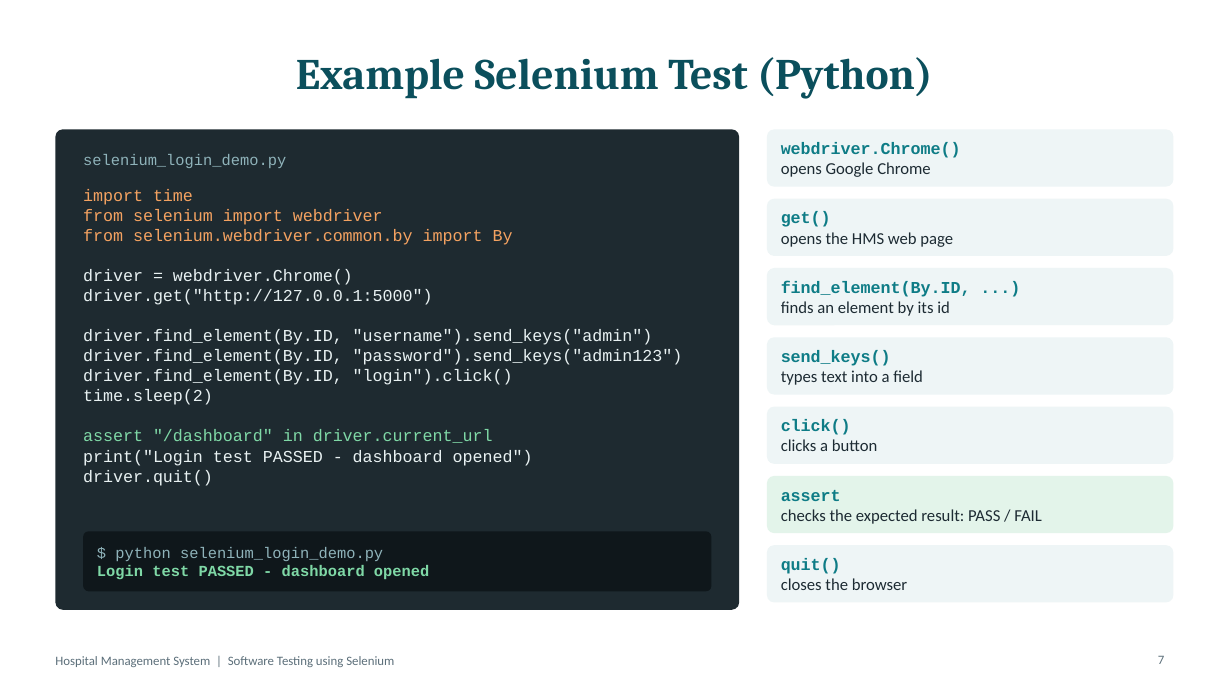
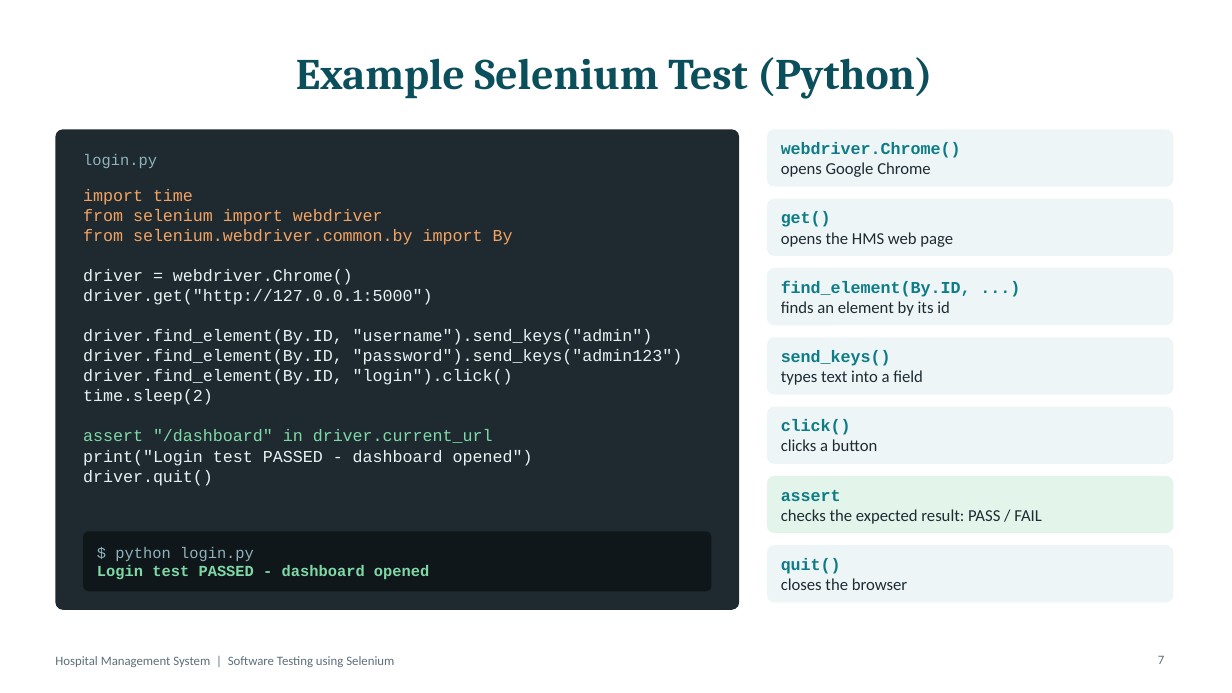
Before and after one commit to kssaichandan/hospital-managment-, a slide deck: slide 7 of presentation/Hospital_Management_System_Selenium_Testing.pptx. Drawn at 1232x693 pixels with LibreOffice and Linux fonts; fonts in the diff are those of the drawing. Boxes give left, top, right and bottom in pixels: in the first picture for what was removed or moved away, otherwise in the second. Text is boxed around its words. In the diff, an @@ line names an element or a change of style, - is before the commit and + after.

```diff
--- a/presentation/Hospital_Management_System_Selenium_Testing.pptx
+++ b/presentation/Hospital_Management_System_Selenium_Testing.pptx
@@ text at bbox=[83, 154, 157, 168]: text changed @@
-selenium_login_demo.py
+login.py
@@ text at bbox=[115, 547, 254, 561]: text changed @@
-$ python selenium_login_demo.py
+$ python login.py
```
Also in this commit, not shown: 1 other slide changed, 1 slide added, 49 other files.
